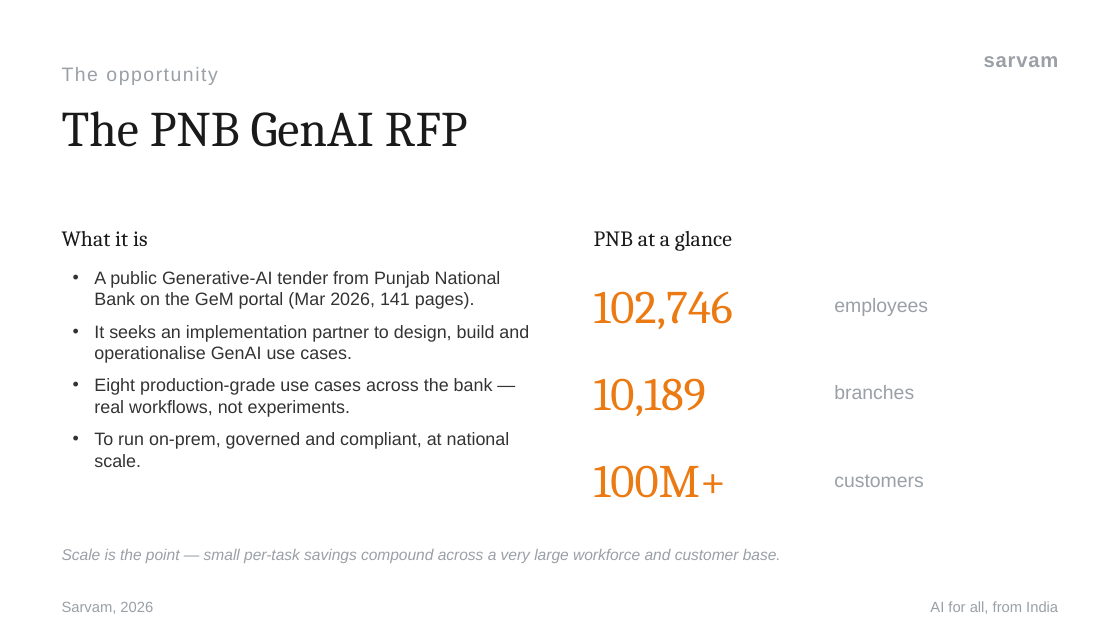
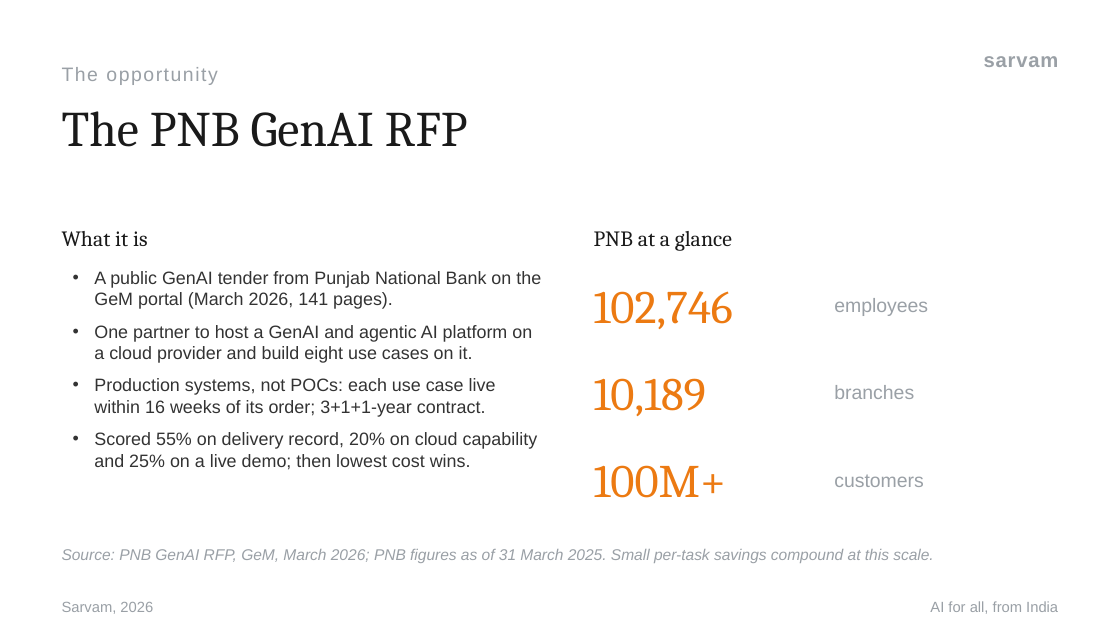
Before and after one commit to vihb09/pnb-sahayak, a slide deck: slide 2 of docs/decks/PNB-Sahayak-Platform-Vision.pptx. Drawn at 1120x630 pixels with LibreOffice and Linux fonts; fonts in the diff are those of the drawing. Boxes give left, top, right and bottom in pixels: in the first picture for what was removed or moved away, otherwise in the second. Text is boxed around its words. In the diff, an @@ line names an element or a change of style, - is before the commit and + after.

```diff
--- a/docs/decks/PNB-Sahayak-Platform-Vision.pptx
+++ b/docs/decks/PNB-Sahayak-Platform-Vision.pptx
@@ text at (x1=94, y1=271, x2=541, y2=470): text changed @@
-• A public Generative-AI tender from Punjab National Bank on the GeM portal (Mar 2026, 141 pages).
-• It seeks an implementation partner to design, build and operationalise GenAI use cases.
-• Eight production-grade use cases across the bank — real workflows, not experiments.
-• To run on-prem, governed and compliant, at national scale.
+• A public GenAI tender from Punjab National Bank on the GeM portal (March 2026, 141 pages).
+• One partner to host a GenAI and agentic AI platform on a cloud provider and build eight use cases on it.
+• Production systems, not POCs: each use case live within 16 weeks of its order; 3+1+1-year contract.
+• Scored 55% on delivery record, 20% on cloud capability and 25% on a live demo; then lowest cost wins.
@@ text at (x1=62, y1=549, x2=933, y2=563): text changed @@
-Scale is the point — small per-task savings compound across a very large workforce and customer base.
+Source: PNB GenAI RFP, GeM, March 2026; PNB figures as of 31 March 2025. Small per-task savings compound at this scale.
```
Also in this commit, not shown: 9 other slides changed, 8 other files.
